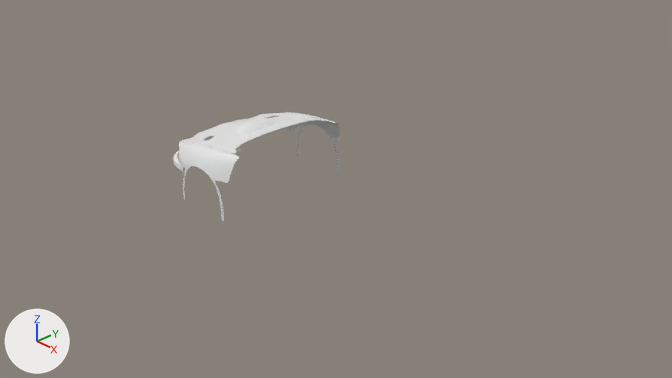
Two versions of the Blender file subaru-impreza/impreza-22b-sti-1998.blend, one commit apart.
Camera for both pictures: the file's camera 'Camera'. Lighting does not change. The marker at lower left points along +X, +Y and +Z.

Before the edit, the objects in view are built like this:
```python
me_plane_001 = bpy.data.meshes.new('Plane.001')
me_plane_001.from_pydata(...)  # 268 vertices, 207 faces; spans x -4.84..-1.77, y 0.0..1.94, z -0.88..0.68
me_plane_001.polygons.foreach_set('use_smooth', [True] * 207)
me_plane_004 = bpy.data.meshes.new('Plane.004')
me_plane_004.from_pydata(...)  # 106 vertices, 65 faces; spans x -4.39..-1.65, y 1.46..1.98, z -1.08..0.64
me_plane_004.polygons.foreach_set('use_smooth', [True] * 65)
ob_capo = bpy.data.objects.new('Capo', me_plane_001)
ob_capo.location = (0.0, 0.0, 0.0)
ob_capo.scale = (0.5, -0.5, 0.5)
_m = ob_capo.modifiers.new('Mirror', 'MIRROR')
_m.use_axis = (False, True, False)
_m = ob_capo.modifiers.new('Subdivision', 'SUBSURF')
_m.levels = 2
_m.render_levels = 0
ob_lateral = bpy.data.objects.new('Lateral', me_plane_004)
ob_lateral.location = (0.0, 0.0, 0.0)
ob_lateral.scale = (0.5, -0.5, 0.5)
_m = ob_lateral.modifiers.new('Mirror', 'MIRROR')
_m.use_axis = (False, True, False)
_m = ob_lateral.modifiers.new('Subdivision', 'SUBSURF')
_m.levels = 2
```
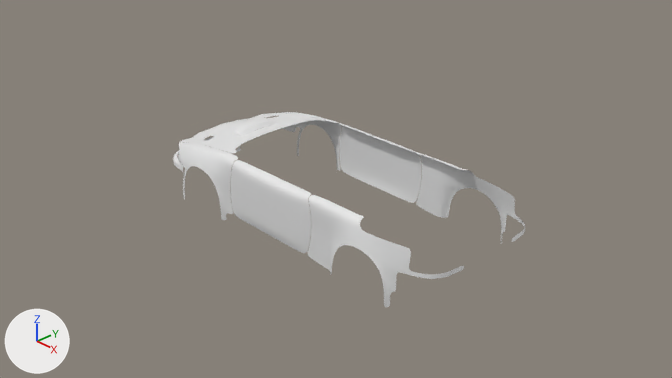
Commit message: Lateral frontal y puerta

The change, as a diff of the scene's bpy script:
```diff
--- a/subaru-impreza/impreza-22b-sti-1998.blend.py
+++ b/subaru-impreza/impreza-22b-sti-1998.blend.py
@@ me_plane_004 @@
 # used by ob_lateral; location = (0.0, 0.0, 0.0); scale = (0.5, -0.5, 0.5)
-me_plane_004.from_pydata(...)  # 106 vertices, 65 faces; spans x -4.39..-1.65, y 1.46..1.98, z -1.08..0.64
+me_plane_004.from_pydata(...)  # 115 vertices, 81 faces; spans x -4.39..-1.65, y 1.46..1.98, z -1.08..0.64
+# me_plane_004 part 1
+# 24 vertices are removed from x -3.66..-1.77, y 1.8..1.97, z -0.85..0.35
+# 34 faces are deleted
+# 3 vertices in x -1.93, y 1.95, z -1.06..-0.93 move by (0.0, -0.07, 0.0)
+# 7 vertices move from x -4.09..-1.65, y 1.55..1.88, z -0.14..0.64 to x -4.09..-1.65, y 1.55..1.87, z -0.14..0.64
+# 33 vertices are added at x -4.38..-1.7, y 1.48..1.94, z -0.85..0.55
+# 50 new faces join them
@@ me_plane_008 @@
+me_plane_008.from_pydata(...)  # 124 vertices, 85 faces; spans x 0.96..4.66, y 0.77..1.98, z -0.94..0.74
+me_plane_008.polygons.foreach_set('use_smooth', [True] * 85)
@@ me_plane_005 @@
+me_plane_005.from_pydata(...)  # 40 vertices, 27 faces; spans x -1.77..1.14, y 1.63..1.88, z -0.85..0.67
+me_plane_005.polygons.foreach_set('use_smooth', [True] * 27)
@@ ob_lateral_trasero @@
+ob_lateral_trasero = bpy.data.objects.new('Lateral trasero', me_plane_008)
+ob_lateral_trasero.location = (0.0, 0.0, 0.0)
+ob_lateral_trasero.scale = (0.5, -0.5, 0.5)
+_m = ob_lateral_trasero.modifiers.new('Mirror', 'MIRROR')
+_m.use_axis = (False, True, False)
+_m = ob_lateral_trasero.modifiers.new('Subdivision', 'SUBSURF')
+_m.render_levels = 1
@@ ob_puerta @@
+ob_puerta = bpy.data.objects.new('Puerta', me_plane_005)
+ob_puerta.location = (0.0, 0.0, 0.0)
+ob_puerta.scale = (0.5, -0.5, 0.5)
+_m = ob_puerta.modifiers.new('Mirror', 'MIRROR')
+_m.use_axis = (False, True, False)
+_m = ob_puerta.modifiers.new('Subdivision', 'SUBSURF')
+_m.render_levels = 1
```

What differs and where, as boxes (x1, y1, x2, y2) in the pictures (672 x 378 px; the box of a moved part takes in the faces that stretch with it):
'Puerta', added: after (231, 123, 422, 253)
'Lateral trasero', added: after (308, 152, 525, 307)
'Lateral', reshaped: before (179, 112, 341, 221); after (178, 112, 342, 220)
part 1 of me_plane_004, moved or reshaped: before (212, 113, 341, 221); after (212, 113, 342, 220)
